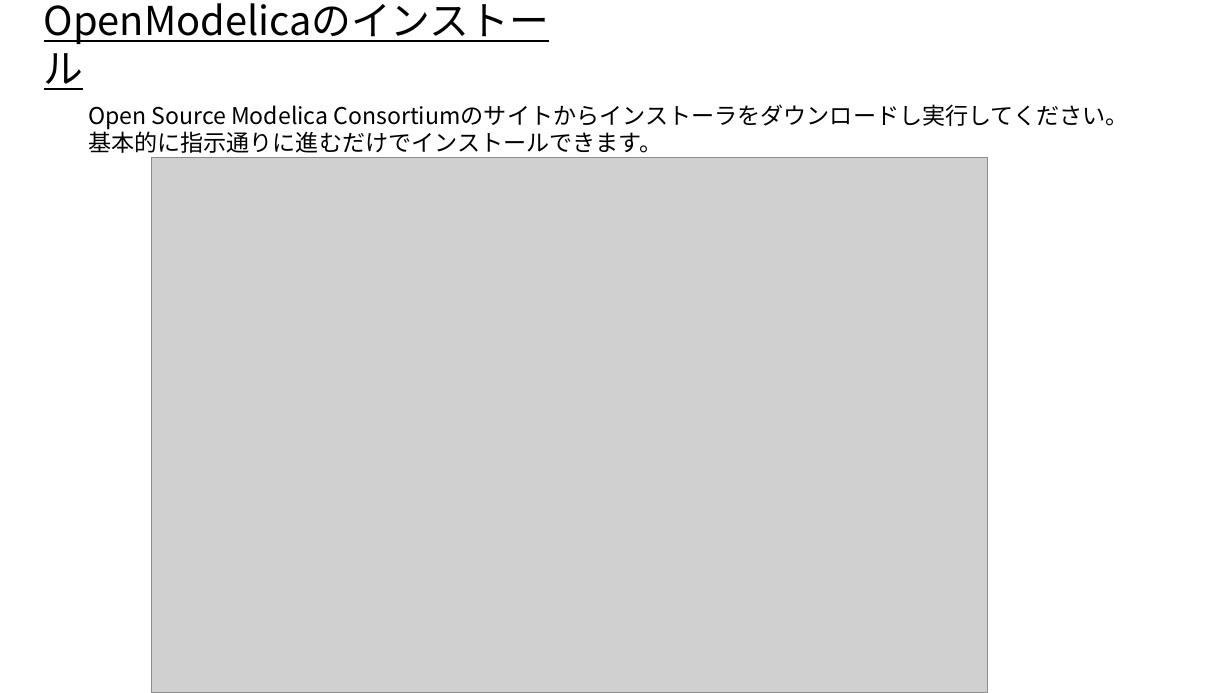
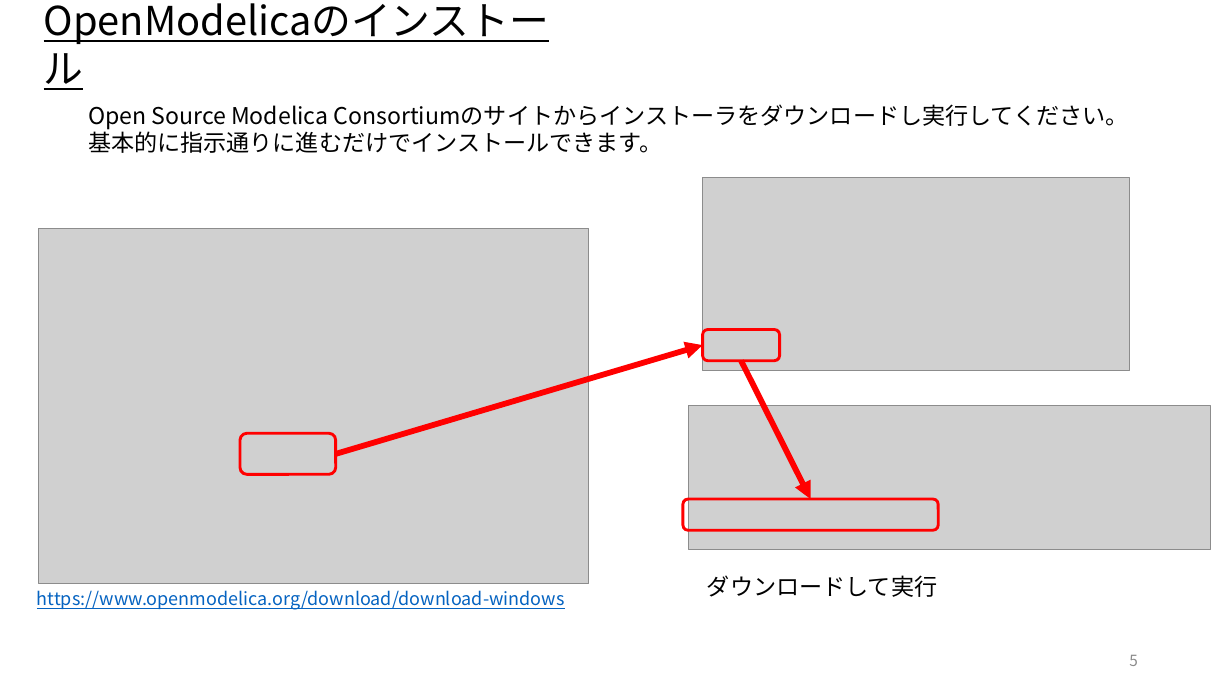
Before and after one commit to UedaShigenori/OpenModelica_Tutorials_Ja, a slide deck: slide 5 of 1_Test/OpenModelica_Tutorials_1.pptx (slide 4 before the commit). Drawn at 1232x693 pixels with LibreOffice and Linux fonts; fonts in the diff are those of the drawing; grey boxes stand for pictures. Boxes give left, top, right and bottom in pixels: in the first picture for what was removed or moved away, otherwise in the second. Text is boxed around its words. In the diff, an @@ line names an element or a change of style, - is before the commit and + after.

```diff
--- a/1_Test/OpenModelica_Tutorials_1.pptx
+++ b/1_Test/OpenModelica_Tutorials_1.pptx
@@ picture removed at <box>152,158,988,693</box> @@
@@ picture added at <box>702,177,1130,371</box> @@
@@ picture added at <box>39,228,590,584</box> @@
@@ arrow added from (335, 454) to (702, 346), #FF0000 4.5 pt @@
@@ rounded rectangle added at <box>702,330,779,361</box>, outline #FF0000 2.25 pt @@
@@ arrow added from (741, 360) to (811, 499), #FF0000 4.5 pt @@
@@ picture added at <box>689,406,1211,550</box> @@
@@ rounded rectangle added at <box>240,433,336,474</box>, outline #FF0000 2.25 pt @@
@@ rounded rectangle added at <box>683,499,938,531</box>, outline #FF0000 2.25 pt @@
@@ text added at <box>37,590,565,610</box>, 14 pt, text #0563C1, underline @@
+https://www.openmodelica.org/download/download-windows
@@ text added at <box>707,575,937,597</box>, 18 pt, text #000000 @@
+ダウンロードして実行
@@ page number added at <box>1129,655,1138,666</box>, 12 pt, text #8C8C8C @@
+5
```
Also in this commit, not shown: 16 other slides changed, 1 slide added, 3 other files.
